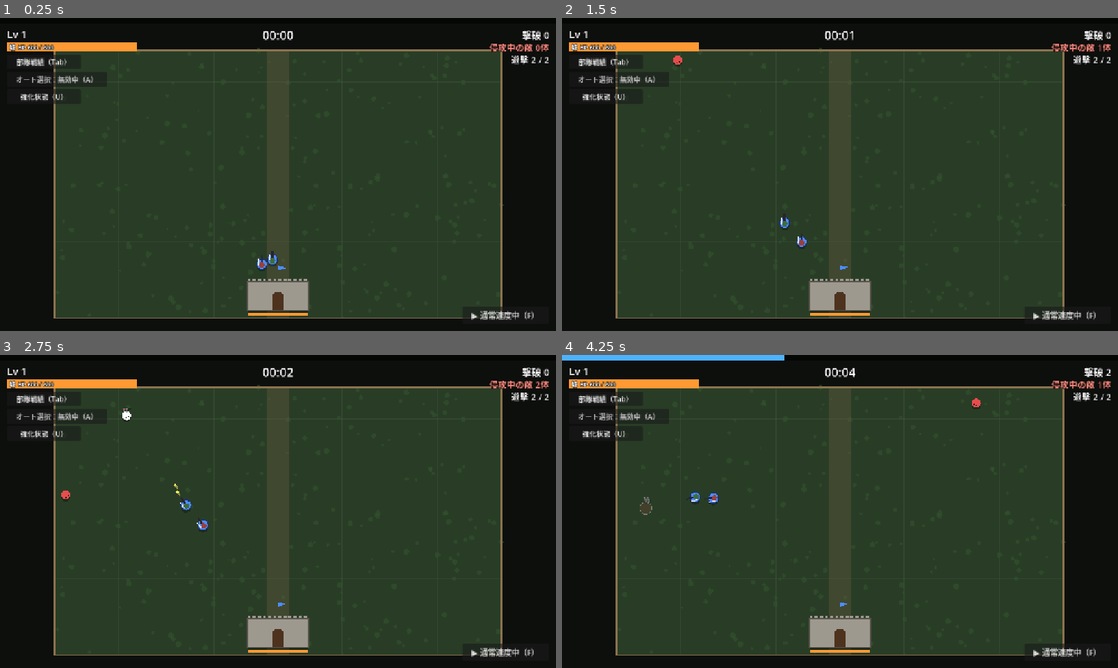
Above: before the commit, frames 1-4 (two rows, left to right).
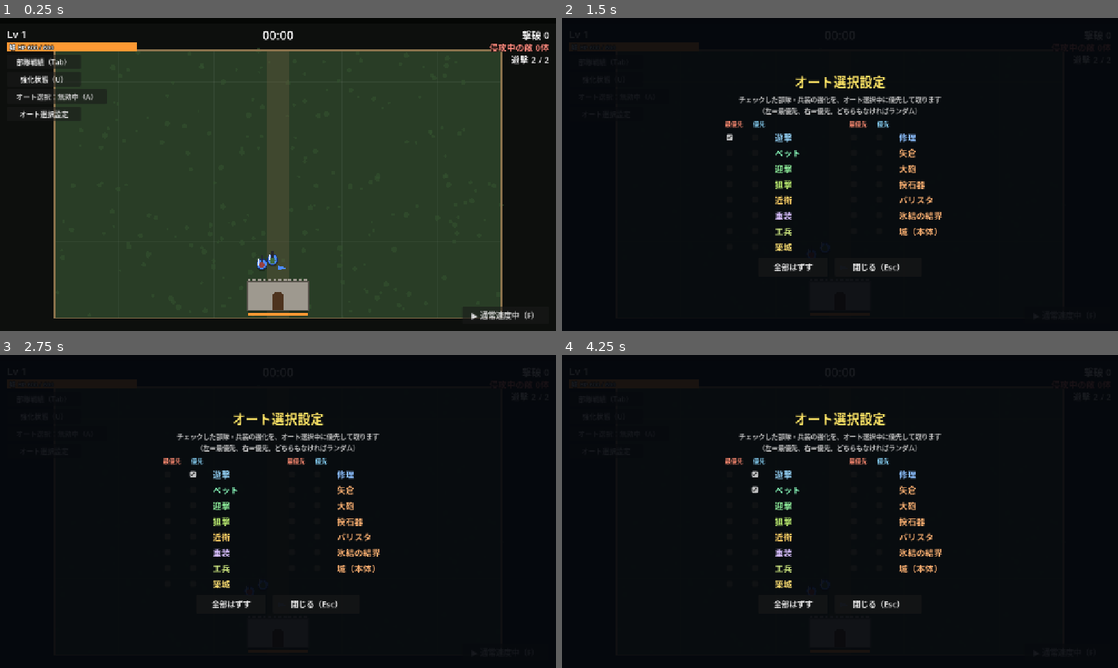
Above: after the commit, the same moments.

Repository: sukepuu/vgnfhusi4v3128904cmtu31
Game: Godot game, scene res://scenes/main.tscn
The game is run twice, just before and just after one commit, with the same random seed, the same clock (stepped at 60 frames per second) and the same inputs.
Inputs (mouse positions are in pixels of both pictures, inside the frame that each line leads up to):
- Up to frame 1 (0.25 s): no input
- Up to frame 2 (1.5 s): click (606, 115) at 0.5 s, where only the run after the commit has a clickable "オート選択設定"; click (734, 136) at 1.27 s
- Up to frame 3 (2.75 s): click (194, 473) at 2.02 s
- Up to frame 4 (4.25 s): click (734, 489) at 2.77 s; click (756, 489) at 3.52 s

The runs differ from the first frame. In frame 1, 0.6% of the frame differs, in the area x 3-20%, y 18-33%; in frame 2, 71%; in frame 3, 71%; in frame 4, 71%, in the area x 0-99%, y 0-97%.

Commit message:
Auto-pick priority settings window; swap auto-pick and upgrades buttons
Co-Authored-By: Claude Opus 5.5 <noreply@anthropic.com>
Claude-Session: https://claude.ai/code/session_011NyugcHQ7VLrKVd7aaRyr2

Diff:
--- /dev/null
+++ b/auto_soldier/scripts/auto_pick_ui.gd
@@ -0,0 +1,166 @@
+extends CanvasLayer
+## オート選択設定の画面。部隊・兵装ごとに「最優先」「優先」のチェックをつけられる。
+## オート選択中は、チェックのついた部隊・兵装の強化を先に取る（最優先 → 優先 → それ以外の順。同じならランダム）。
+## 設定は game.auto_priority（2=最優先、1=優先）に入る。開いているあいだはゲームを一時停止する。
+
+const Upgrades := preload("res://scripts/upgrades.gd")
+
+var game: Node2D
+var _was_paused := false
+## キー → [最優先のチェックボックス, 優先のチェックボックス]
+var _boxes := {}
+
+
+func _ready() -> void:
+	layer = 30
+	process_mode = Node.PROCESS_MODE_ALWAYS
+	visible = false
+
+	var dim := ColorRect.new()
+	dim.color = Color(0.02, 0.03, 0.05, 0.92)
+	dim.set_anchors_preset(Control.PRESET_FULL_RECT)
+	add_child(dim)
+
+	var center := CenterContainer.new()
+	center.set_anchors_preset(Control.PRESET_FULL_RECT)
+	add_child(center)
+
+	var box := VBoxContainer.new()
+	box.add_theme_constant_override("separation", 8)
+	center.add_child(box)
+
+	var title := Label.new()
+	title.text = "オート選択設定"
+	title.horizontal_alignment = HORIZONTAL_ALIGNMENT_CENTER
+	title.add_theme_font_size_override("font_size", 30)
+	title.add_theme_color_override("font_color", Color(1.0, 0.9, 0.4))
+	box.add_child(title)
+
+	var hint := Label.new()
+	hint.text = "チェックした部隊・兵装の強化を、オート選択中に優先して取ります\n（左＝最優先、右＝優先。どちらもなければランダム）"
+	hint.horizontal_alignment = HORIZONTAL_ALIGNMENT_CENTER
+	hint.add_theme_font_size_override("font_size", 15)
+	hint.add_theme_color_override("font_color", Color(0.75, 0.75, 0.75))
+	box.add_child(hint)
+
+	# 一覧（2列に分けて並べる）
+	var cols := HBoxContainer.new()
+	cols.add_theme_constant_override("separation", 40)
+	cols.size_flags_horizontal = Control.SIZE_SHRINK_CENTER
+	box.add_child(cols)
+	var half := ceili(Upgrades.GROUPS.size() / 2.0)
+	var grid: GridContainer = null
+	for i in Upgrades.GROUPS.size():
+		if i % half == 0:
+			grid = GridContainer.new()
+			grid.columns = 3
+			grid.add_theme_constant_override("h_separation", 14)
+			grid.add_theme_constant_override("v_separation", 2)
+			cols.add_child(grid)
+			grid.add_child(_head("最優先", Color(1.0, 0.55, 0.45)))
+			grid.add_child(_head("優先", Color(0.55, 0.85, 1.0)))
+			grid.add_child(_head("", Color.WHITE))
+		var entry: Array = Upgrades.GROUPS[i]
+		var key: String = entry[1]
+		var top := _check(Color(1.0, 0.55, 0.45))
+		var pri := _check(Color(0.55, 0.85, 1.0))
+		top.toggled.connect(_on_toggled.bind(key, 2))
+		pri.toggled.connect(_on_toggled.bind(key, 1))
+		grid.add_child(top)
+		grid.add_child(pri)
+		var name_label := Label.new()
+		name_label.text = entry[0]
+		name_label.add_theme_font_size_override("font_size", 20)
+		var cat_key := key if Upgrades.CAT_COLOR.has(key) else "castle"
+		name_label.add_theme_color_override("font_color", Upgrades.CAT_COLOR[cat_key])
+		name_label.custom_minimum_size = Vector2(130, 0)
+		grid.add_child(name_label)
+		_boxes[key] = [top, pri]
+
+	var btns := HBoxContainer.new()
+	btns.add_theme_constant_override("separation", 16)
+	btns.size_flags_horizontal = Control.SIZE_SHRINK_CENTER
+	box.add_child(btns)
+	var clear := Button.new()
+	clear.text = "全部はずす"
+	clear.custom_minimum_size = Vector2(160, 44)
+	clear.add_theme_font_size_override("font_size", 18)
+	clear.pressed.connect(_clear_all)
+	btns.add_child(clear)
+	var close := Button.new()
+	close.text = "閉じる（Esc）"
+	close.custom_minimum_size = Vector2(200, 44)
+	close.add_theme_font_size_override("font_size", 18)
+	close.pressed.connect(close_panel)
+	btns.add_child(close)
+
+
+func _head(text: String, col: Color) -> Label:
+	var l := Label.new()
+	l.text = text
+	l.add_theme_font_size_override("font_size", 14)
+	l.add_theme_color_override("font_color", col)
+	l.horizontal_alignment = HORIZONTAL_ALIGNMENT_CENTER
+	return l
+
+
+func _check(col: Color) -> CheckBox:
+	var c := CheckBox.new()
+	c.focus_mode = Control.FOCUS_NONE
+	c.size_flags_horizontal = Control.SIZE_SHRINK_CENTER
+	c.add_theme_color_override("icon_pressed_color", col)
+	c.scale = Vector2(1.3, 1.3)
+	c.custom_minimum_size = Vector2(44, 34)
+	return c
+
+
+## チェックを切り替えた。最優先と優先はどちらか一方だけ（片方をつけたら、もう片方ははずす）
+func _on_toggled(on: bool, key: String, level: int) -> void:
+	if on:
+		game.auto_priority[key] = level
+		var other: CheckBox = _boxes[key][1 if level == 2 else 0]
+		other.set_pressed_no_signal(false)
+	elif int(game.auto_priority.get(key, 0)) == level:
+		game.auto_priority.erase(key)
+
+
+func _clear_all() -> void:
+	game.auto_priority.clear()
+	_refresh()
+
+
+## 今の設定をチェックボックスに反映する
+func _refresh() -> void:
+	for key in _boxes:
+		var p := int(game.auto_priority.get(key, 0))
+		_boxes[key][0].set_pressed_no_signal(p == 2)
+		_boxes[key][1].set_pressed_no_signal(p == 1)
+
+
+func open_panel() -> void:
+	if visible:
+		return
+	_was_paused = get_tree().paused
+	get_tree().paused = true
+	_refresh()
+	visible = true
+
+
+func close_panel() -> void:
+	if not visible:
+		return
+	visible = false
+	get_tree().paused = _was_paused
+
+
+func toggle() -> void:
+	if visible:
+		close_panel()
+	else:
+		open_panel()
+
+
+func _unhandled_input(event: InputEvent) -> void:
+	if visible and event is InputEventKey and event.pressed and not event.echo and event.keycode == KEY_ESCAPE:
+		get_viewport().set_input_as_handled()
+		close_panel()
--- a/auto_soldier/scripts/hud.gd
+++ b/auto_soldier/scripts/hud.gd
@@ -128,25 +128,35 @@
 	stats_btn.pressed.connect(func() -> void: game.toggle_stats())
 	root.add_child(stats_btn)
 
-	# オート選択ボタン（部隊戦績ボタンの下）
+	# 強化状態ボタン（部隊戦績ボタンの下）
+	var up_btn := Button.new()
+	up_btn.text = "強化状態（U）"
+	up_btn.add_theme_font_size_override("font_size", 16)
+	up_btn.position = Vector2(16, 124)
+	up_btn.size = Vector2(170, 34)
+	up_btn.focus_mode = Control.FOCUS_NONE
+	up_btn.pressed.connect(func() -> void: game.toggle_upgrades())
+	root.add_child(up_btn)
+
+	# オート選択ボタン（強化状態ボタンの下）
 	_auto_btn = Button.new()
 	_auto_btn.add_theme_font_size_override("font_size", 16)
-	_auto_btn.position = Vector2(16, 124)
+	_auto_btn.position = Vector2(16, 164)
 	_auto_btn.size = Vector2(230, 34)
 	_auto_btn.focus_mode = Control.FOCUS_NONE
 	_auto_btn.pressed.connect(func() -> void: game.set_auto_pick(not game.auto_pick))
 	root.add_child(_auto_btn)
 	update_auto_button()
 
-	# 強化状態ボタン（オート選択ボタンの下）
-	var up_btn := Button.new()
-	up_btn.text = "強化状態（U）"
-	up_btn.add_theme_font_size_override("font_size", 16)
-	up_btn.position = Vector2(16, 164)
-	up_btn.size = Vector2(170, 34)
-	up_btn.focus_mode = Control.FOCUS_NONE
-	up_btn.pressed.connect(func() -> void: game.toggle_upgrades())
-	root.add_child(up_btn)
+	# オート選択設定ボタン（オート選択ボタンの下）
+	var auto_set_btn := Button.new()
+	auto_set_btn.text = "オート選択設定"
+	auto_set_btn.add_theme_font_size_override("font_size", 16)
+	auto_set_btn.position = Vector2(16, 204)
+	auto_set_btn.size = Vector2(170, 34)
+	auto_set_btn.focus_mode = Control.FOCUS_NONE
+	auto_set_btn.pressed.connect(func() -> void: game.toggle_auto_pick_settings())
+	root.add_child(auto_set_btn)
 
 	# 速度切り替えボタン（画面右下）
 	_speed_btn = Button.new()
--- a/auto_soldier/scripts/main.gd
+++ b/auto_soldier/scripts/main.gd
@@ -21,6 +21,7 @@
 const Upgrades := preload("res://scripts/upgrades.gd")
 const StatsScript := preload("res://scripts/stats_ui.gd")
 const UpgradesUIScript := preload("res://scripts/upgrades_ui.gd")
+const AutoPickUIScript := preload("res://scripts/auto_pick_ui.gd")
 const HazardScript := preload("res://scripts/hazard.gd")
 const BlastScript := preload("res://scripts/blast.gd")
 const MissileScript := preload("res://scripts/missile.gd")
@@ -62,6 +63,7 @@
 var level_up_ui: CanvasLayer
 var stats_ui: CanvasLayer
 var upgrades_ui: CanvasLayer
+var auto_pick_ui: CanvasLayer
 ## ゲームオーバー時の戦績まとめ画面
 var summary_ui: CanvasLayer
 ## 部隊戦績（個体ごとの与ダメージ・被ダメージなど）。new_record() で追加する
@@ -137,6 +139,8 @@
 var game_over := false
 ## オート選択モード：レベルアップの強化をランダムで自動的に選ぶ
 var auto_pick := false
+## オート選択の優先設定（部隊・兵装のキー → 2=最優先、1=優先）。リトライしても覚えておく
+static var auto_priority := {}
 ## 今出ている強化の候補（リロール用）
 var _shown_choices: Array = []
 var _shown_special := false
@@ -209,6 +213,10 @@
 	upgrades_ui = UpgradesUIScript.new()
 	upgrades_ui.game = self
 	add_child(upgrades_ui)
+
+	auto_pick_ui = AutoPickUIScript.new()
+	auto_pick_ui.game = self
+	add_child(auto_pick_ui)
 
 	summary_ui = SummaryScript.new()
 	summary_ui.game = self
@@ -363,21 +371,26 @@
 	auto_pick = on
 	hud.update_auto_button()
 	# 選択画面が出ている最中に有効にしたら、その場で自動選択
-	if on and level_up_ui.visible and not level_up_ui._ids.is_empty():
-		var ids: Array = level_up_ui._ids
-		level_up_ui._pick(ids[randi() % ids.size()])
+	if on and level_up_ui.visible and not _shown_choices.is_empty():
+		level_up_ui._pick(Upgrades.auto_choose(_shown_choices, auto_priority)["id"])
 
 
 func toggle_stats() -> void:
-	if level_up_ui.visible or upgrades_ui.visible:
+	if level_up_ui.visible or upgrades_ui.visible or auto_pick_ui.visible:
 		return
 	stats_ui.toggle()
 
 
 func toggle_upgrades() -> void:
-	if level_up_ui.visible or stats_ui.visible:
+	if level_up_ui.visible or stats_ui.visible or auto_pick_ui.visible:
 		return
 	upgrades_ui.toggle()
+
+
+func toggle_auto_pick_settings() -> void:
+	if level_up_ui.visible or stats_ui.visible or upgrades_ui.visible:
+		return
+	auto_pick_ui.toggle()
 
 
 # ---------------------------------------------------------------- 兵士・ペット
@@ -726,8 +739,8 @@
 		castle.hp = castle.max_hp
 		return
 	if auto_pick:
-		# オート選択：画面を止めずにランダムで選ぶ
-		var u: Dictionary = choices[randi() % choices.size()]
+		# オート選択：画面を止めずに選ぶ（オート選択設定で優先にしたものを先に取る。同じならランダム）
+		var u: Dictionary = Upgrades.auto_choose(choices, auto_priority)
 		hud.show_notice("オート選択：【%s】%s%s" % [Upgrades.CAT_LABEL[u["cat"]], "★" if u.get("special", false) else "", u["name"]])
 		_on_upgrade_chosen(u["id"])
 		return
@@ -928,6 +941,7 @@
 	level_up_ui.hide()
 	stats_ui.close_panel()
 	upgrades_ui.close_panel()
+	auto_pick_ui.close_panel()
 	get_tree().paused = true
 	hud.show_game_over()
 
--- a/auto_soldier/scripts/stats_ui.gd
+++ b/auto_soldier/scripts/stats_ui.gd
@@ -92,7 +92,7 @@
 		get_viewport().set_input_as_handled()
 		if visible:
 			close_panel()
-		elif not game.level_up_ui.visible and not game.upgrades_ui.visible:
+		elif not game.level_up_ui.visible and not game.upgrades_ui.visible and not game.auto_pick_ui.visible:
 			open_panel()
 	elif event.keycode == KEY_ESCAPE and visible:
 		get_viewport().set_input_as_handled()
--- a/auto_soldier/scripts/upgrades.gd
+++ b/auto_soldier/scripts/upgrades.gd
@@ -241,6 +241,42 @@
 	"sniper": Color(0.75, 0.95, 0.45),
 	"soldier": Color(0.6, 0.85, 1.0), "builder": Color(1.0, 0.88, 0.45),
 	"guard": Color(0.6, 1.0, 0.65), "heavy": Color(0.85, 0.75, 1.0), "engineer": Color(0.8, 0.9, 0.5), "castle": Color(1.0, 0.7, 0.45)}
+
+
+## オート選択設定などで使う「部隊・兵装」の一覧（表示名, キー）
+const GROUPS := [
+	["遊撃", "soldier"], ["ペット", "pet"], ["迎撃", "guard"], ["狙撃", "sniper"], ["近衛", "knight"],
+	["重装", "heavy"], ["工兵", "engineer"], ["築城", "builder"], ["修理", "repair"],
+	["矢倉", "tower"], ["大砲", "cannon"], ["投石器", "catapult"], ["バリスタ", "ballista"],
+	["氷結の結界", "frost"], ["城（本体）", "castle"]]
+## 城の通常強化がどの兵装のものか（砲術は大砲と投石器の両方に効く）
+const CASTLE_UPGRADE_GROUPS := {"tower": ["tower"], "cannon": ["cannon"], "catapult": ["catapult"], "ballista": ["ballista"],
+	"artillery": ["cannon", "catapult"], "frost": ["frost"], "wall": ["castle"]}
+
+
+## 強化がどの部隊・兵装のものか（複数のこともある）
+static func groups_of(u: Dictionary) -> Array:
+	if u["cat"] != "castle":
+		return [u["cat"]]
+	if u.get("special", false):
+		return [u.get("req", "castle")]
+	return CASTLE_UPGRADE_GROUPS.get(u["id"], ["castle"])
+
+
+## オート選択：候補の中から、優先度（2=最優先、1=優先、0=なし）が一番高いものを選ぶ。同じならランダム
+static func auto_choose(choices: Array, priority: Dictionary) -> Dictionary:
+	var best: Array = []
+	var best_p := -1
+	for u in choices:
+		var p := 0
+		for g in groups_of(u):
+			p = maxi(p, int(priority.get(g, 0)))
+		if p > best_p:
+			best_p = p
+			best = [u]
+		elif p == best_p:
+			best.append(u)
+	return best[randi() % best.size()]
 
 
 ## まだ上限に達していない強化から、出やすさに応じてランダムに n 個選ぶ
--- a/auto_soldier/scripts/upgrades_ui.gd
+++ b/auto_soldier/scripts/upgrades_ui.gd
@@ -121,7 +121,7 @@
 		get_viewport().set_input_as_handled()
 		if visible:
 			close_panel()
-		elif not game.level_up_ui.visible and not game.stats_ui.visible:
+		elif not game.level_up_ui.visible and not game.stats_ui.visible and not game.auto_pick_ui.visible:
 			open_panel()
 	elif event.keycode == KEY_ESCAPE and visible:
 		get_viewport().set_input_as_handled()
Not shown, added: auto_soldier/scripts/auto_pick_ui.gd.uid
Not shown, changed: auto_soldier/README.md
